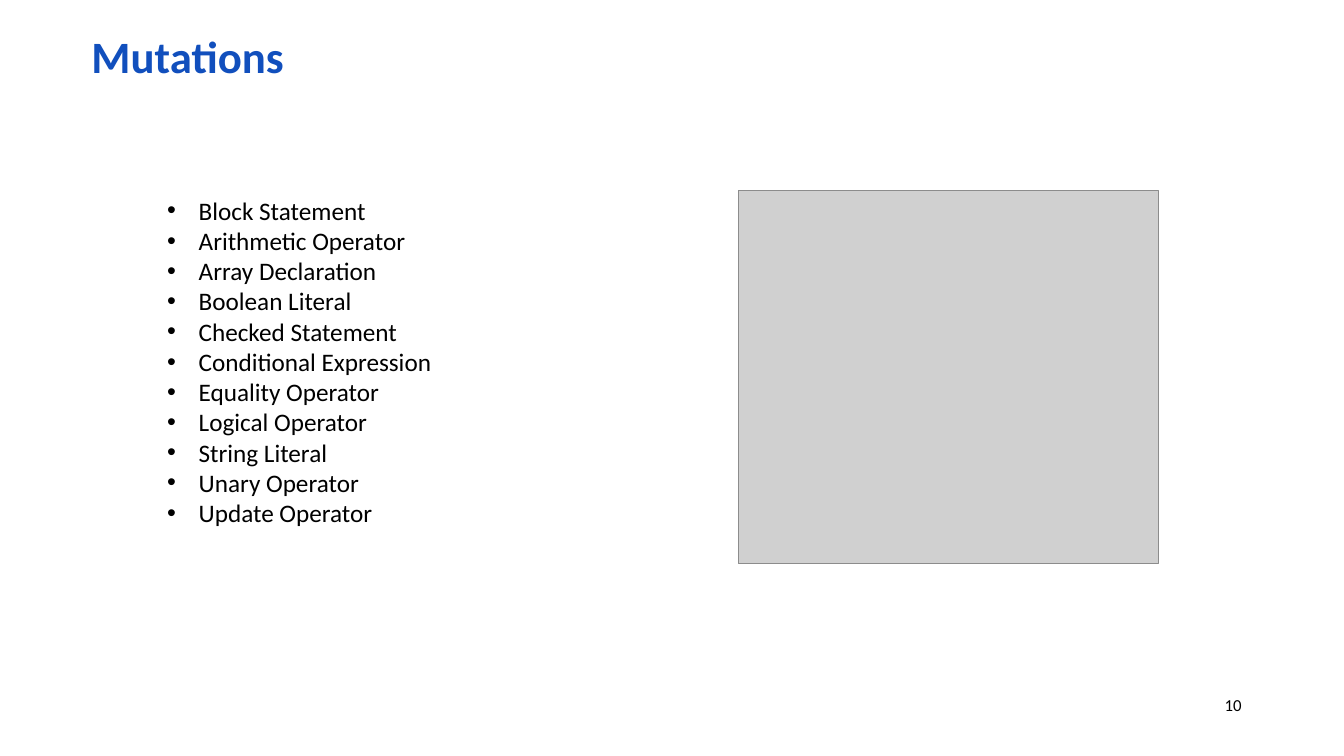
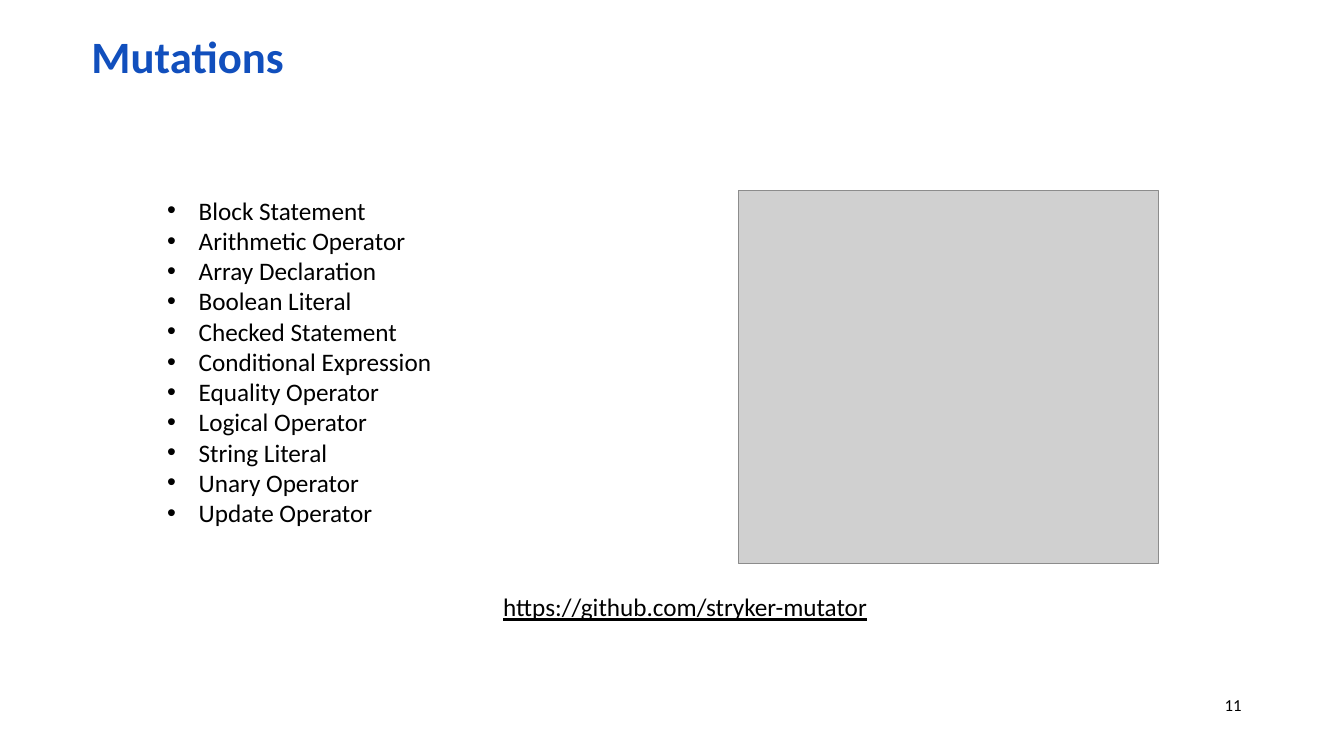
Before and after one commit to wolf-off/Stryker-demo, a slide deck: slide 11 of Mutation [Autosaved].pptx (slide 10 before the commit). Drawn at 1344x756 pixels with LibreOffice and Linux fonts; fonts in the diff are those of the drawing; grey boxes stand for pictures; background and template pictures are left out. Boxes give left, top, right and bottom in pixels: in the first picture for what was removed or moved away, otherwise in the second. Text is boxed around its words. In the diff, an @@ line names an element or a change of style, - is before the commit and + after.

```diff
--- a/Mutation [Autosaved].pptx
+++ b/Mutation [Autosaved].pptx
@@ text added at <box>503,598,867,621</box>, 18 pt, text #000000, underline @@
+https://github.com/stryker-mutator
@@ page number at <box>1225,700,1242,711</box>: text changed @@
-10
+11
```
Also in this commit, not shown: 2 other slides changed, 4 slides added, 1 slide removed, 1 other file.
